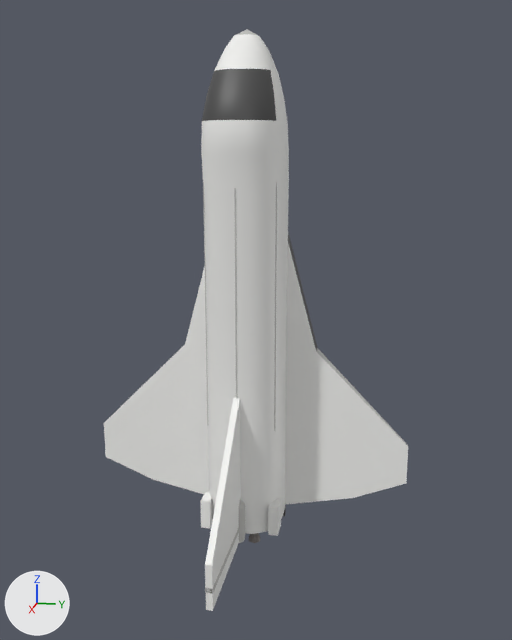
An edit to the FBX model Assets/_Project/Models/Buran.fbx, drawn before and after from the same camera.
Camera for both pictures: a 50 mm camera at (48.4, 10.5, 28.8) aimed at (3.8, 1.6, 17.7). Every picture has the same lights, and +X, +Y and +Z are marked at lower left. The older version comes first. Where no turn or scale is listed for an object, it has been applied to the vertices.

In view in the first picture: 'Buran'.
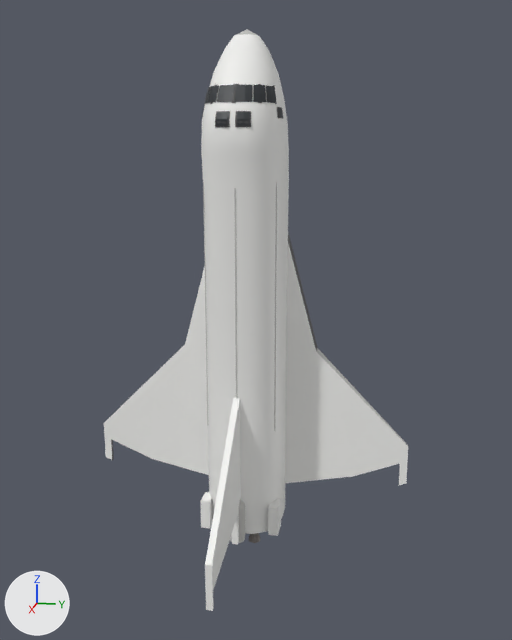
Where the change shows, as pixel boxes (x1, y1, x2, y2) in the pictures (512 x 640 px):
```json
{"part": 1, "of": "me_buran", "change": "deleted", "before": [205, 528, 239, 594]}
{"part": 2, "of": "me_buran", "change": "cut back", "before": [104, 240, 408, 609], "after": [104, 84, 408, 609]}
{"part": 3, "of": "me_buran", "change": "recoloured", "before": [202, 69, 276, 121], "after": [202, 69, 276, 121], "on screen": "dark grey to white"}
```

Edits to the scene script, one JSON object a line:
```json
{"op": "add", "block": "mat_buran_glass", "code": ["mat_buran_glass = principled_material('Buran_Glass')", "mat_buran_glass.base_color = (0.02, 0.025, 0.03)  # dark grey #272c30"]}
{"block": "me_buran", "where": "# used by ob_buran; location = (0.0, 0.0, 0.0)"}
{"op": "remove", "block": "me_buran", "code": "me_buran.from_pydata(...)  # 1171 vertices, 1175 faces; spans x -2.8..10.8, y -12.0..12.0, z 0.0..36.4"}
{"op": "add", "block": "me_buran", "code": "me_buran.from_pydata(...)  # 1345 vertices, 1277 faces; spans x -2.8..10.8, y -12.0..12.0, z 0.0..36.4"}
{"block": "me_buran", "change": "me_buran part 1: the loose piece of 8 vertices spanning x 2.4..10.8, y -0.2..0.3, z 1.8..2.2 is deleted"}
{"block": "me_buran", "change": "me_buran part 2"}
{"block": "me_buran", "change": "4 vertices are removed from x -2.2..-1.6, y -8.0..8.0, z 2.7"}
{"block": "me_buran", "change": "19 faces are deleted"}
{"block": "me_buran", "change": "4 vertices in x -2.8..-1.6, y -2.2..2.2, z 1.5 move by (0.0, 0.0, 1.8)"}
{"block": "me_buran", "change": "193 vertices are added at x -2.2..10.6, y -11.4..11.4, z 0.6..32.6"}
{"block": "me_buran", "change": "9 new vertices lie (0.2, 0.0, -0.4) away from vertices in x 2.0..3.3, y -1.6..1.6, z 30.9..32.6"}
{"block": "me_buran", "change": "8 new vertices lie (0.2, 0.0, -0.5) away from vertices in x 2.0..2.8, y -1.9..1.9, z 32.0"}
{"block": "me_buran", "change": "27 new faces join them, mat_buran_hull (white #f3f3f1)"}
{"block": "me_buran", "change": "78 new faces join them, mat_buran_black (dark grey #4b4b4b)"}
{"block": "me_buran", "change": "40 new faces join them, mat_buran_glass (dark grey #272c30)"}
{"block": "me_buran", "change": "me_buran part 3: 20 faces spanning x 0.6..3.5, y -2.5..2.5, z 30.4..33.6 switch from mat_buran_black (dark grey #4b4b4b) to mat_buran_hull (white #f3f3f1)"}
{"block": "me_buran", "change": "other edits to the shape of me_buran do not show in these pictures"}
{"op": "add", "block": "me_buran", "code": "me_buran.materials.append(mat_buran_glass)  # dark grey #272c30"}
```
